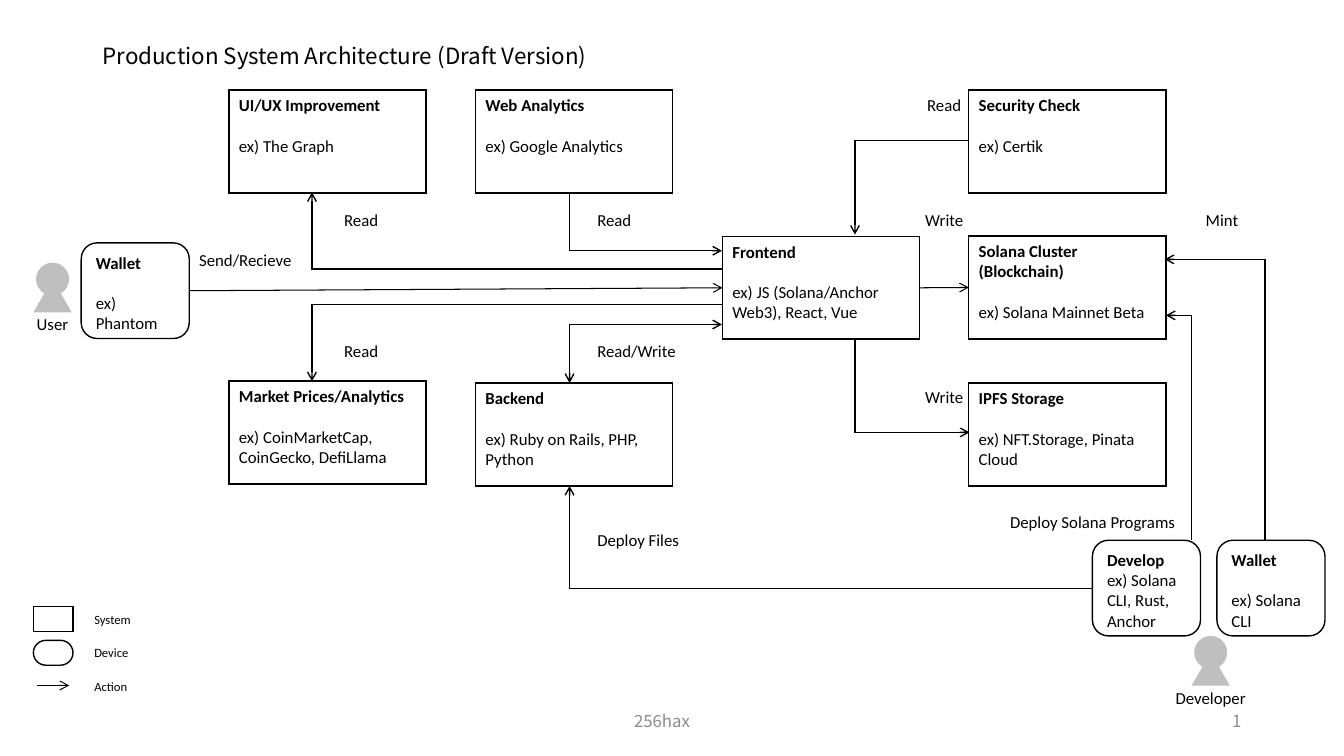
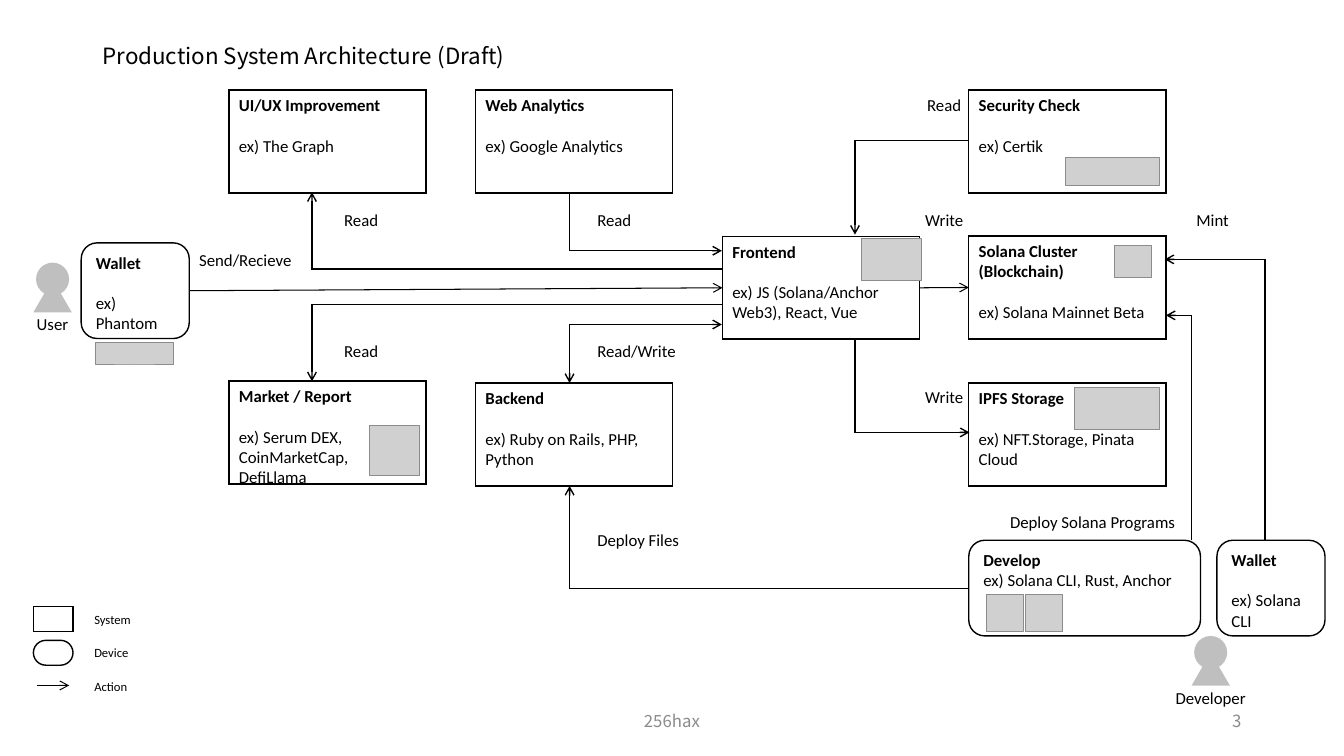
Before and after one commit to SmartGru25/Solana-React-Minimal, a slide deck: slide 4 of docs/Solana_Blockchain_Outline_Figure.pptx (slide 2 before the commit). Drawn at 1344x756 pixels with LibreOffice and Linux fonts; fonts in the diff are those of the drawing; grey boxes stand for pictures. Boxes give left, top, right and bottom in pixels: in the first picture for what was removed or moved away, otherwise in the second. Text is boxed around its words. In the diff, an @@ line names an element or a change of style, - is before the commit and + after.

```diff
--- a/docs/Solana_Blockchain_Outline_Figure.pptx
+++ b/docs/Solana_Blockchain_Outline_Figure.pptx
@@ title at [102, 46, 504, 70]: text changed @@
-Production System Architecture (Draft Version)
+Production System Architecture (Draft)
@@ picture added at [1066, 157, 1159, 186] @@
@@ text "Mint": place and size @@
-text "Mint" at [1206, 214, 1238, 226]
+text "Mint" at [1196, 214, 1228, 226]
@@ picture added at [862, 239, 922, 281] @@
@@ picture added at [1115, 246, 1151, 278] @@
@@ picture added at [96, 343, 173, 366] @@
@@ picture added at [1075, 388, 1159, 430] @@
@@ text in rectangle at [239, 390, 351, 485]: text changed @@
-Market Prices/Analytics
-ex) CoinMarketCap, CoinGecko, DefiLlama
+Market / Report
+ex) Serum DEX, CoinMarketCap, DefiLlama
@@ picture added at [369, 425, 419, 476] @@
@@ freeform shape: place and size @@
-freeform shape at [570, 486, 1093, 589]
+freeform shape at [570, 486, 969, 589]
@@ rounded rectangle "Develop": place and size @@
-rounded rectangle "Develop" at [1093, 540, 1201, 636]
+rounded rectangle "Develop" at [969, 540, 1201, 636]
@@ picture added at [987, 595, 1024, 632] @@
@@ picture added at [1026, 595, 1064, 632] @@
@@ text "256hax": place and size @@
-text "256hax" at [634, 714, 690, 727]
+text "256hax" at [644, 714, 700, 727]
@@ page number at [1232, 714, 1241, 727]: text changed @@
-1
+3
```
Also in this commit, not shown: 3 other slides changed, 2 slides added.
